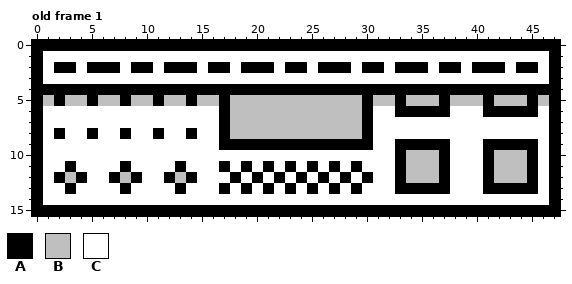
One commit to this pixel-art file: resources/images/console.aseprite. The picture above is the old version.
48x16 pixels, 1 frame. Shown: old frame 1. The commit also changed other frames, which this record leaves out.
Palette (. is transparent): A #000000  B #bfbfbf  C #ffffff
Pixels before, old frame 1, first column x 0:
 0 AAAAAAAAAAAAAAAAAAAAAAAAAAAAAAAAAAAAAAAAAAAAAAAA
 1 ACCCCCCCCCCCCCCCCCCCCCCCCCCCCCCCCCCCCCCCCCCCCCCA
 2 ACAACAAACAACAAACAACAAACAACAAACAACAAACAACAAACAACA
 3 ACCCCCCCCCCCCCCCCCCCCCCCCCCCCCCCCCCCCCCCCCCCCCCA
 4 AAAAAAAAAAAAAAAAAAAAAAAAAAAAAAAAAAAAAAAAAAAAAAAA
 5 ABABBABBABBABBABBABBBBBBBBBBBBABBABBBABBBABBBABA
 6 ACCCCCCCCCCCCCCCCABBBBBBBBBBBBACCAAAAACCCAAAAACA
 7 ACCCCCCCCCCCCCCCCABBBBBBBBBBBBACCCCCCCCCCCCCCCCA
 8 ACACCACCACCACCACCABBBBBBBBBBBBACCCCCCCCCCCCCCCCA
 9 ACCCCCCCCCCCCCCCCAAAAAAAAAAAAAACCAAAAACCCAAAAACA
10 ACCCCCCCCCCCCCCCCCCCCCCCCCCCCCCCCABBBACCCABBBACA
11 ACCACCCCACCCCACCCACACACACACACACCCABBBACCCABBBACA
12 ACABACCABACCABACCCACACACACACACACCABBBACCCABBBACA
13 ACCACCCCACCCCACCCACACACACACACACCCAAAAACCCAAAAACA
14 ACCCCCCCCCCCCCCCCCCCCCCCCCCCCCCCCCCCCCCCCCCCCCCA
15 AAAAAAAAAAAAAAAAAAAAAAAAAAAAAAAAAAAAAAAAAAAAAAAA
After the commit:
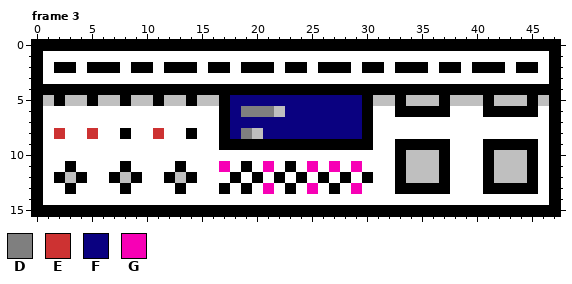
Colours new in this view: D #7f7f7f  E #cd3232  F #0a0180  G #f700b5
A new or re-ordered frame is compared with the old frame closest to it.
Log entry: Turn on/off lights and consoles
Change:
frames 1 -> 4
Frame 3 is new; against old frame 1:
The author changed colour B to colour D in row 6 at x 19 to 21; in row 8 at x 19.
The author changed colour A to colour E in row 8 at x 2, 5 and 11.
The author changed colour B to colour F in row 5 at x 18 to 29; in row 6 at x 18 and 23 to 29; in row 7 at x 18 to 29; in row 8 at x 18 and 21 to 29.
The author changed colour A to colour G in row 11 at x 17, 21, 25, 27 and 29; in row 13 at x 21, 25 and 29.
Pixel boxes of the changes (left, top, right, bottom) in both pictures:
changed: (219, 95, 362, 194)
changed: (54, 128, 98, 139)
changed: (153, 128, 164, 139)
